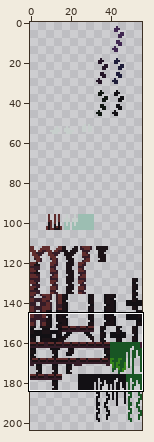
Sprite sheet -- sprites/spr_jungle_foreground_props_tileset/edfb4a30-14fc-408e-8716-15761f76d7bc.png. The first picture is a wide view before the edit; the outline marks the close-up.
Close-up. Before:
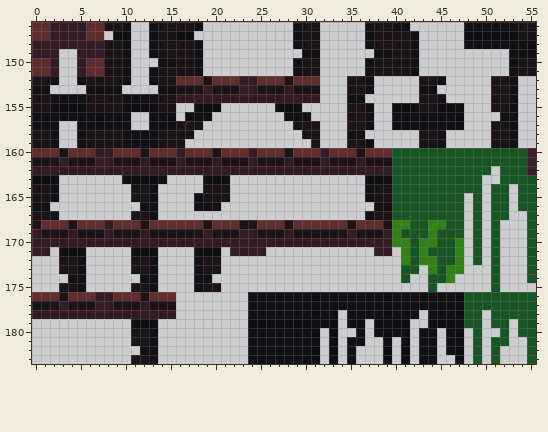
The file is 56x204 pixels. Colours within 5 levels of each other are drawn and written as one. Shown: x 0..55, y 146..183.
The result:
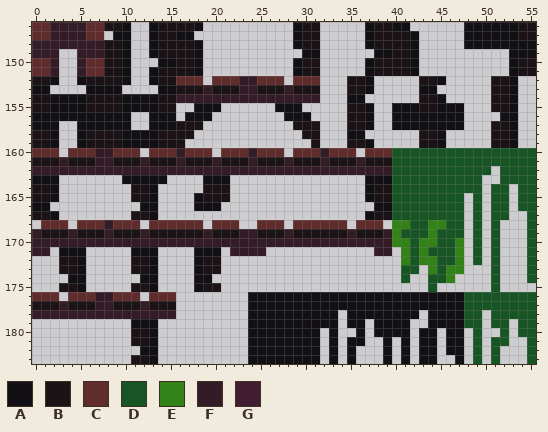
Palette (. is transparent): A #121014  B #1c1317  C #602c2c  D #185524  E #328218  F #341c27  G #411d31
The exact change:
@@ x 17..30 @@
 151 BA..........AB
-152 CCBCCCFFCCCBCC
+152 CC.CCCFFCCC.CC
 153 BBFBBBFFBBBFBB
@@ x 0..55 @@
 159 BBA..ABBBBAAAABBB..............B...BBA.....BBA.....BBA..
-160 CCCBCCCFFCCCBCCCFCCCBCCCFCCCBCCCFCCCBCCCDDDDDDDDDDDDDDDG
-161 BBBFBBBFFBBBFBBBFBBBFBBBFBBBFBBBFBBBFBBBDDDDDDDDDDDDDDDG
-162 FFFFFFFFFFFFFFFFFFFFFFFFFFFFFFFFFFFFFFFFDDDDDDDDDDD.DDDG
+160 CCC.CCCFFCCC.CCCFCCC.CCCFCCC.CCCFCCC.CCCDDDDDDDDDDDDDDDD
+161 BBBFBBBFFBBBFBBBFBBBFBBBFBBBFBBBFBBBFBBBDDDDDDDDDDDDDDDD
+162 FFFFFFFFFFFFFFFFFFFFFFFFFFFFFFFFFFFFFFFFDDDDDDDDDDD.DDDD
 163 AAA.......AAAAA....AAA...............AAADDDDDDDDDD..DDDD
@@ x 0..55 @@
 167 BBA........BBA.......................ABBDDDDDDDD.D.DD..D
-168 BCCCBCCCFCCCBCCCCCCBCCCBBCCCBCCCCCCBCCCBEEDDEEDD.D.D...D
+168 .CCC.CCCFCCC.CCCCCC.CCC..CCC.CCCCCC.CCC.EEDDEEDD.D.D...D
 169 FBBBFBBBFBBBFBBBBBBFBBBFFBBBFBBBBBBFBBBFEDDDEDDD.D.D...D
@@ x 1..14 @@
 175 ..BBA.....BBA.
-176 CCBCCCFFCCCBCC
+176 CC.CCCFFCCC.CC
 177 BBFBBBFFBBBFBB
